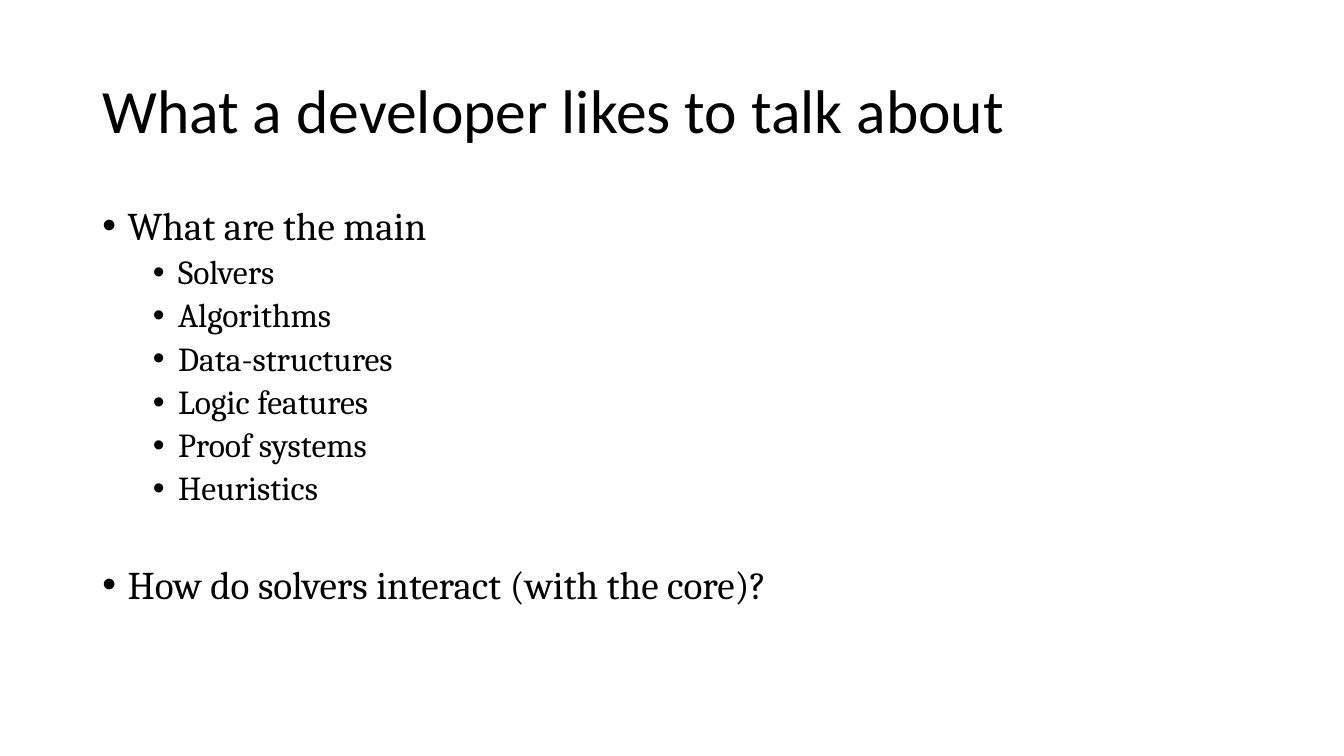
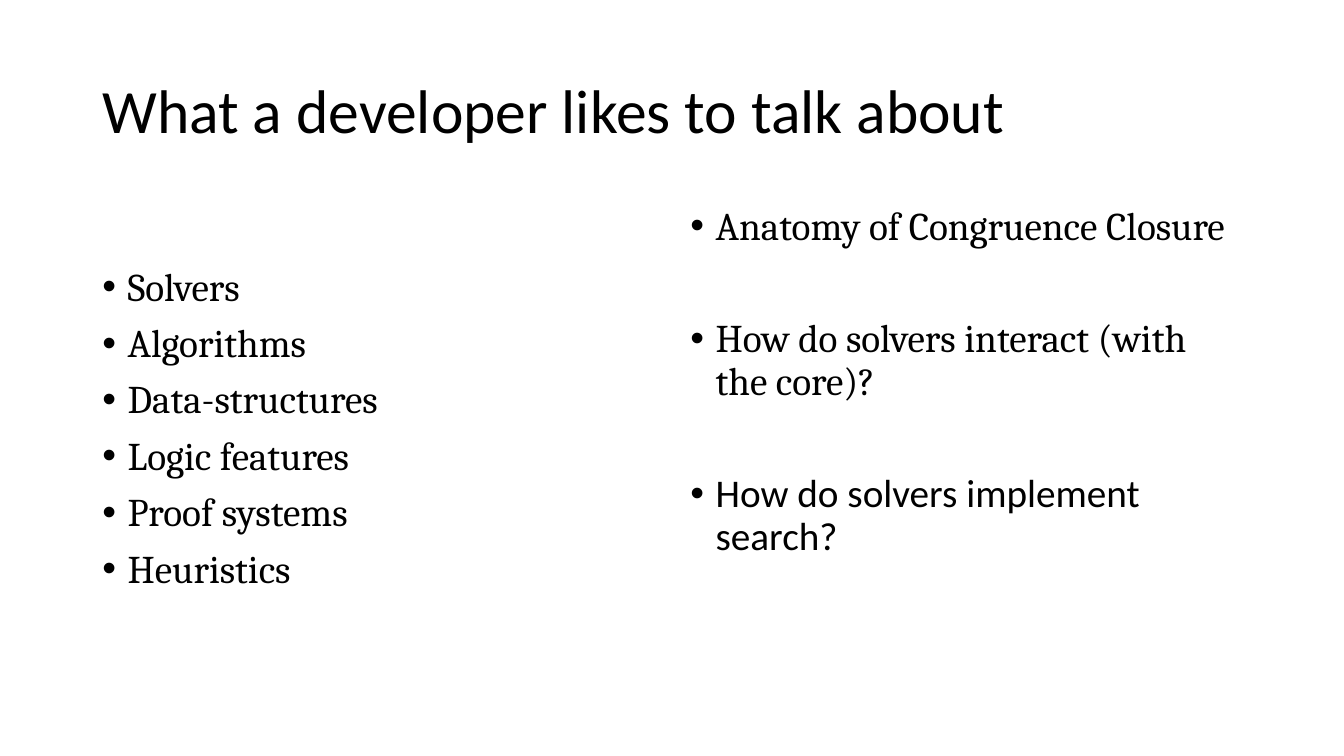
Before and after one commit to Z3Prover/doc, a slide deck: slide 11 of internals/tutorial/z3internals.pptx. Drawn at 1344x756 pixels with LibreOffice and Linux fonts; fonts in the diff are those of the drawing. Boxes give left, top, right and bottom in pixels: in the first picture for what was removed or moved away, otherwise in the second. Text is boxed around its words. In the diff, an @@ line names an element or a change of style, - is before the commit and + after.

Commit message:
wip

```diff
--- a/internals/tutorial/z3internals.pptx
+++ b/internals/tutorial/z3internals.pptx
@@ text "Solvers" at [128, 273, 378, 584]: size 24 to 28 pt; list level 2 to 1 in "Solvers"; list level 2 to 1 in "Algorithms"; list level 2 to 1 in "Data-structures"; list level 2 to 1 in "Logic features"; list level 2 to 1 in "Proof systems"; list level 2 to 1 in "Heuristics" @@
@@ text at [128, 212, 426, 241]: paragraph removed @@
-• What are the main
@@ text added at [716, 212, 1225, 551], 28 pt, text #000000 @@
+• Anatomy of Congruence Closure
+• How do solvers interact (with the core)?
+• How do solvers implement search?
@@ text at [128, 571, 766, 605]: paragraph removed @@
-• How do solvers interact (with the core)?
```
Also in this commit, not shown: 3 slides added.
